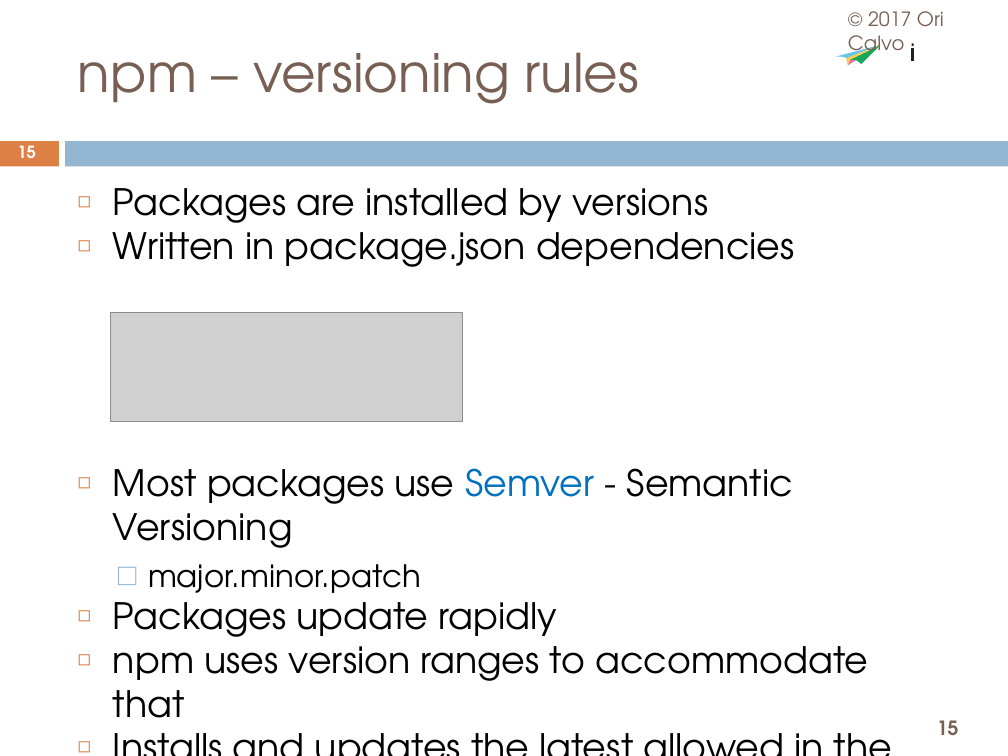
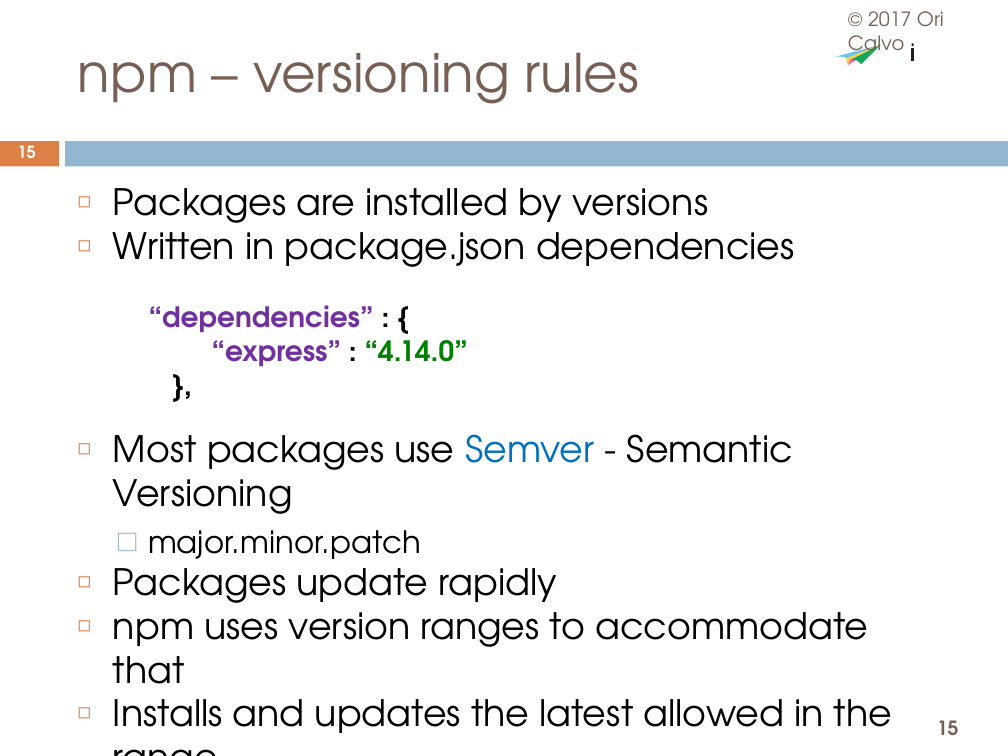
Before and after one commit to oricalvo/course-nodejs, a slide deck: slide 15 of 02 Package Management.pptx. Drawn at 1008x756 pixels with LibreOffice and Linux fonts; fonts in the diff are those of the drawing; grey boxes stand for pictures; background and template pictures are left out. Boxes give left, top, right and bottom in pixels: in the first picture for what was removed or moved away, otherwise in the second. Text is boxed around its words. In the diff, an @@ line names an element or a change of style, - is before the commit and + after.

```diff
--- a/02 Package Management.pptx
+++ b/02 Package Management.pptx
@@ text "Packages are installed by versions" rewrapped from <box>113,188,868,718</box> to <box>113,188,892,733</box> @@
@@ rectangle added at <box>149,296,921,399</box>, fill #FFFFFF, outline #FFFFFF 1.56 pt, 20 pt, text #7030A0, bold @@
+“dependencies” : {
+“express” : “4.14.0”
+},
@@ picture removed at <box>110,312,463,421</box> @@
```
Also in this commit, not shown: 4 other slides changed.
